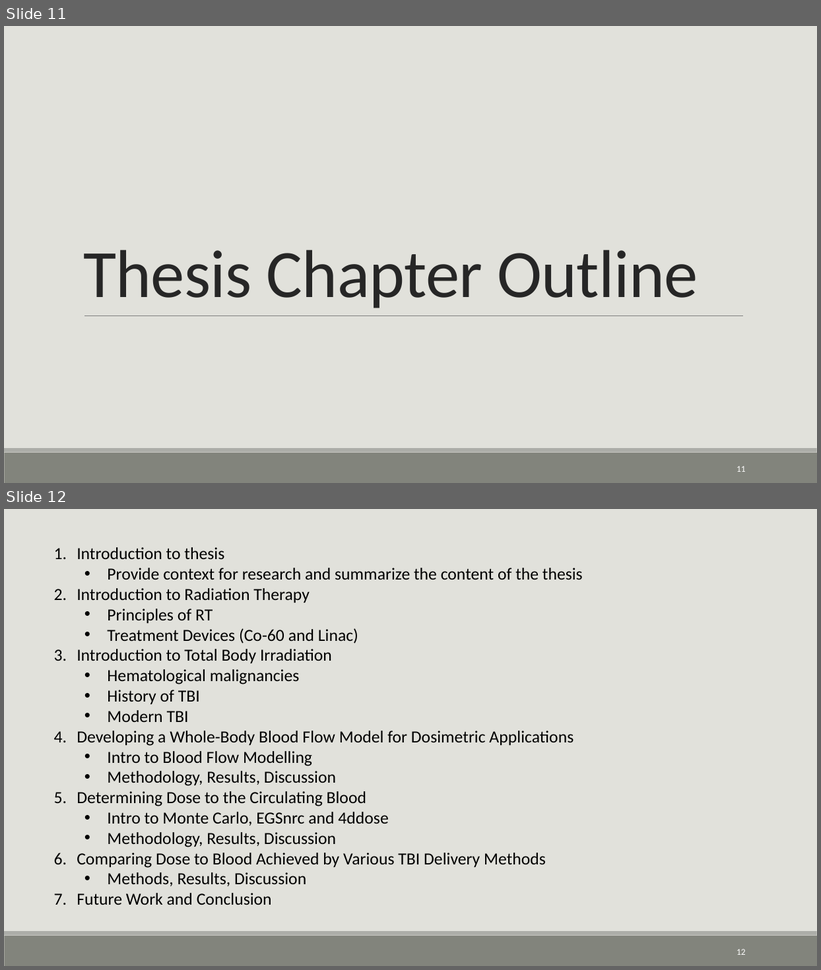
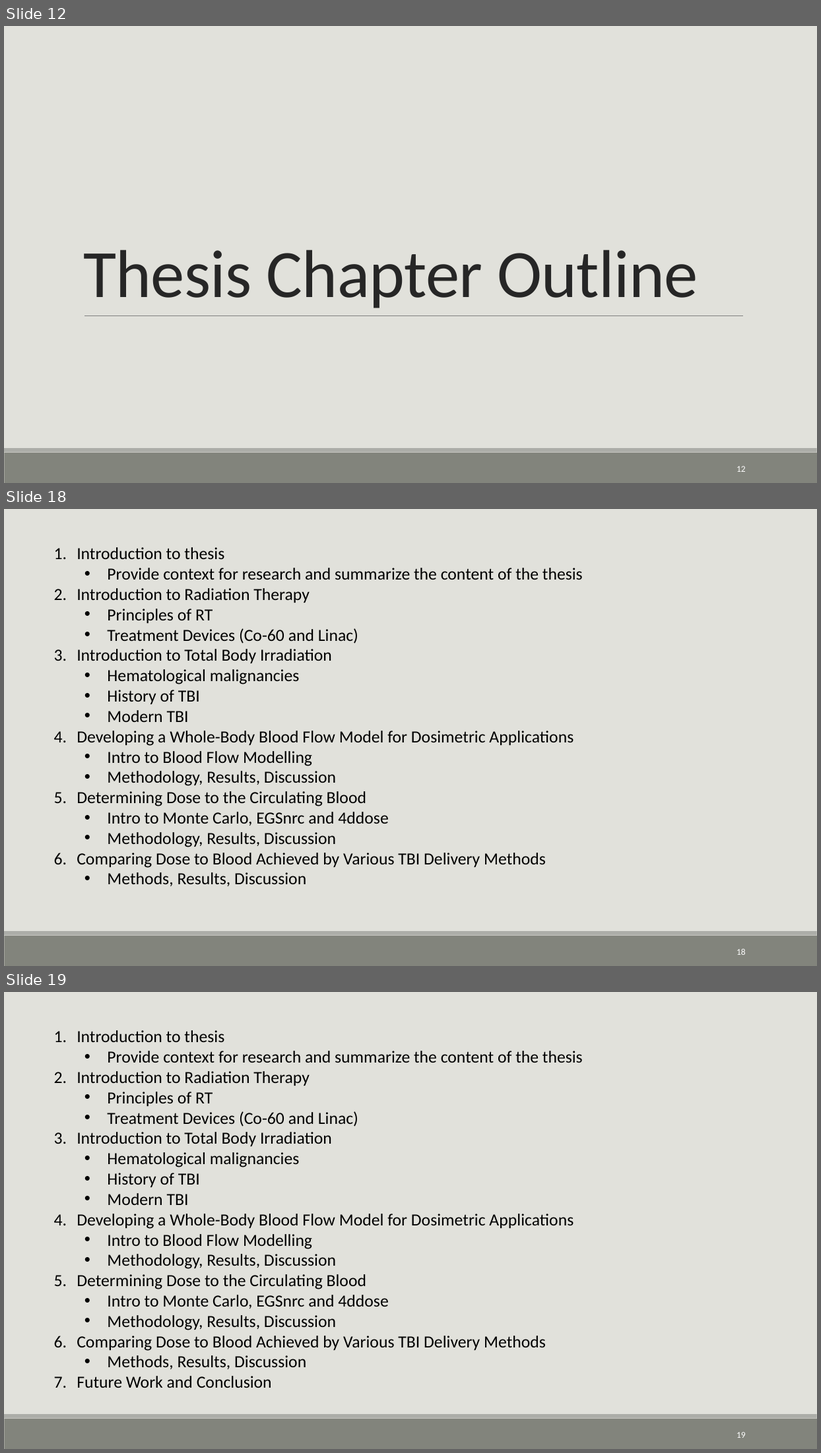
Before and after one commit to CNorthwayMedPhys/Full-Body-Flow-Model-Project, a slide deck: Working Documents/03.26_Committee Meeting.pptx. Shown one above the other, each under a label of ours: slides 11 and 12 before the commit, slides 12, 18 and 19 after it; the slides between them are not shown. The pictures are 821x970 and 821x1453 pixels, drawn with LibreOffice and Linux fonts; fonts in the diff are those of the drawing. Boxes give left, top, right and bottom in pixels: in the first picture for what was removed or moved away, otherwise in the second. Text is boxed around its words. In the diff, an @@ line names an element or a change of style, - is before the commit and + after.

```diff
--- a/Working Documents/03.26_Committee Meeting.pptx
+++ b/Working Documents/03.26_Committee Meeting.pptx
@@ slide 18 added at (x1=4, y1=509, x2=817, y2=966), background #E1E1DB; not listed: 2 template elements that a slide beside it also shows @@
@@ text added at (x1=77, y1=547, x2=583, y2=887), 20 pt, text #000000 @@
+1. Introduction to thesis
+  • Provide context for research and summarize the content of the thesis
+2. Introduction to Radiation Therapy
+  • Principles of RT
+  • Treatment Devices (Co-60 and Linac)
+3. Introduction to Total Body Irradiation
+  • Hematological malignancies
+  • History of TBI
+  • Modern TBI
+4. Developing a Whole-Body Blood Flow Model for Dosimetric Applications
+  • Intro to Blood Flow Modelling
+  • Methodology, Results, Discussion
+5. Determining Dose to the Circulating Blood
+  • Intro to Monte Carlo, EGSnrc and 4ddose
+  • Methodology, Results, Discussion
+6. Comparing Dose to Blood Achieved by Various TBI Delivery Methods
+  • Methods, Results, Discussion
@@ page number added at (x1=737, y1=949, x2=746, y2=955), 10.5 pt, text #FFFFFF @@
+18
@@ what was slide 11 is now slide 12 @@
@@ page number at (x1=737, y1=466, x2=746, y2=472): text changed @@
-11
+12
@@ what was slide 12 is now slide 19 @@
@@ page number at (x1=737, y1=1432, x2=746, y2=1438): text changed @@
-12
+19
```
Also in this commit, not shown: 6 slides changed, 8 other slides added, 1 other file.
